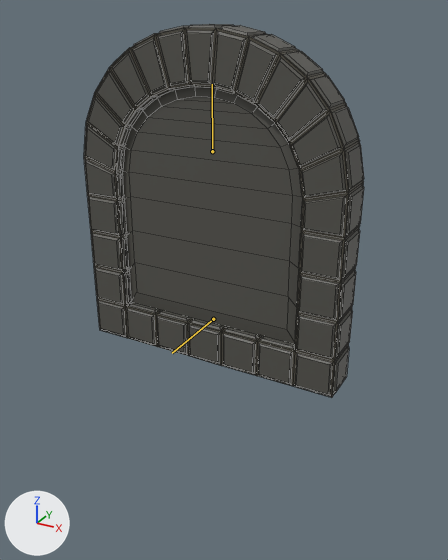
One commit to the FBX model Assets/Models/Door.M.fbx: the scene before it, then after it.
Camera for both pictures: a camera (50 mm lens) standing at (5.43, -9.46, 5.62) and looking at (0.1, 0.23, 0.77). The axes (+X, +Y, +Z) are drawn at lower left. The lights are the same throughout. The first picture is the older version. The bones that change, and the others that lie on the model, are drawn over the model as lines. Mesh edges are drawn as thin lines.

Objects in the first picture: 'Door.M.Mesh', 'Gate.M.Door'.
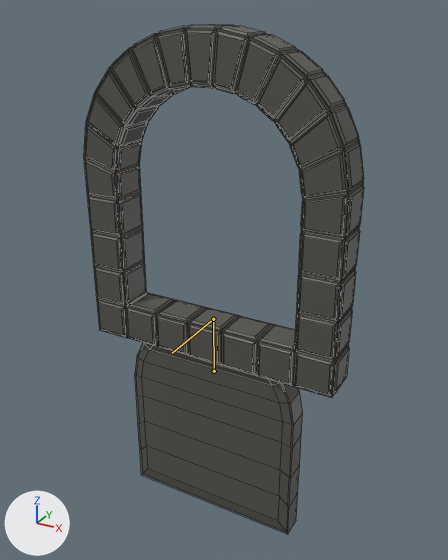
The newer file adds an action. The first version stands in its rest pose; the second is drawn at frame 1 of the action 'Close'.

Boxes (x1, y1, x2, y2) around the edits, measured in the pictures (448 x 560 px):
'Door.M.Mesh', posed: before (121, 85, 303, 344); after (135, 343, 303, 534)
bone 'Door', root to tip: before (212, 151) to (212, 84); after (214, 371) to (213, 322)

Edits to the bpy script that builds the scene:
```text
Change bone_door:
    where bone_door = bpy.data.objects['Door.M'].pose.bones['Door']
    bone_door.location: (0.0, 0.0, 0.0) -> (0.0, -4.5, 0.0)
```
